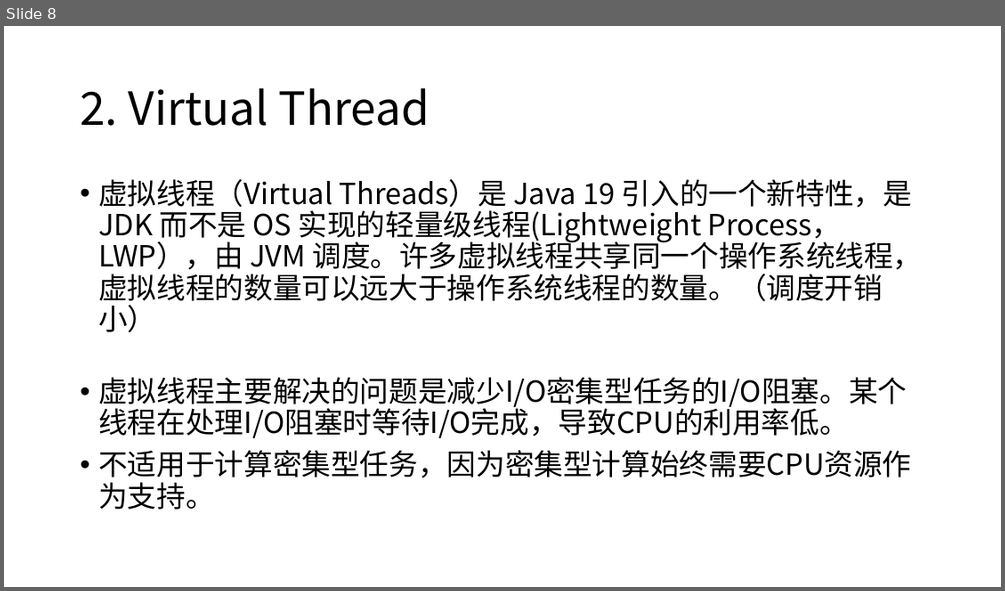
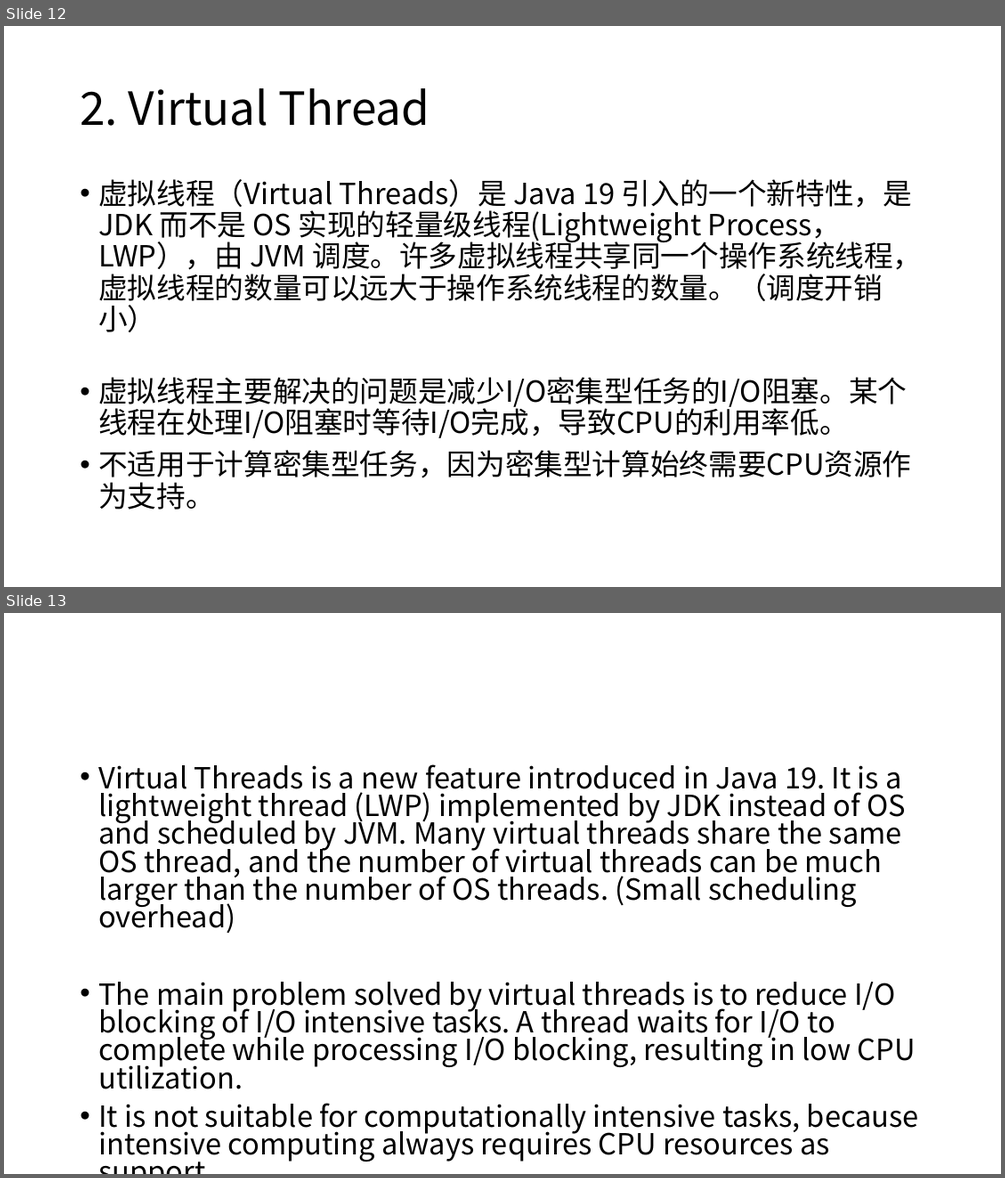
Before and after one commit to martin-ding/springboot-newfeature, a slide deck: 演示文稿1.pptx. Shown one above the other, each under a label of ours: slide 8 before the commit, slides 12 and 13 after it. The pictures are 1005x591 and 1005x1178 pixels, drawn with LibreOffice and Linux fonts; fonts in the diff are those of the drawing. Boxes give left, top, right and bottom in pixels: in the first picture for what was removed or moved away, otherwise in the second. Text is boxed around its words. In the diff, an @@ line names an element or a change of style, - is before the commit and + after.

```diff
--- a/演示文稿1.pptx
+++ b/演示文稿1.pptx
@@ slide 13 added at (x1=4, y1=613, x2=1001, y2=1174), background #FFFFFF @@
@@ text added at (x1=98, y1=764, x2=919, y2=1134), 28 pt, text #000000 @@
+• Virtual Threads is a new feature introduced in Java 19. It is a lightweight thread (LWP) implemented by JDK instead of OS and scheduled by JVM. Many virtual threads share the same OS thread, and the number of virtual threads can be much larger than the number of OS threads. (Small scheduling overhead)
+• The main problem solved by virtual threads is to reduce I/O blocking of I/O intensive tasks. A thread waits for I/O to complete while processing I/O blocking, resulting in low CPU utilization.
+• It is not suitable for computationally intensive tasks, because intensive computing always requires CPU resources as support.
@@ what was slide 8 is now slide 12 @@
```
Also in this commit, not shown: 7 other slides added, 1 slide removed, 4 other files.
